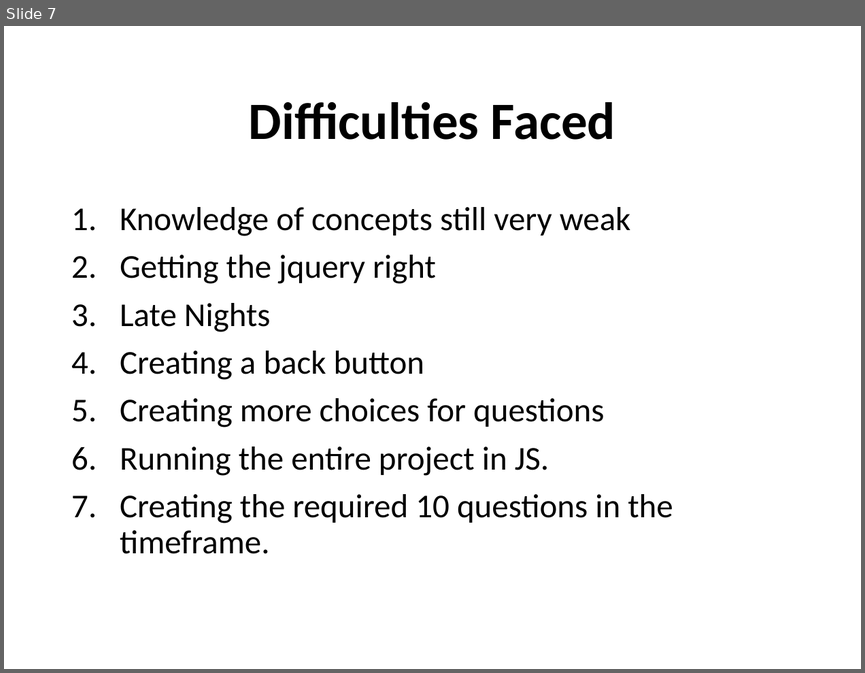
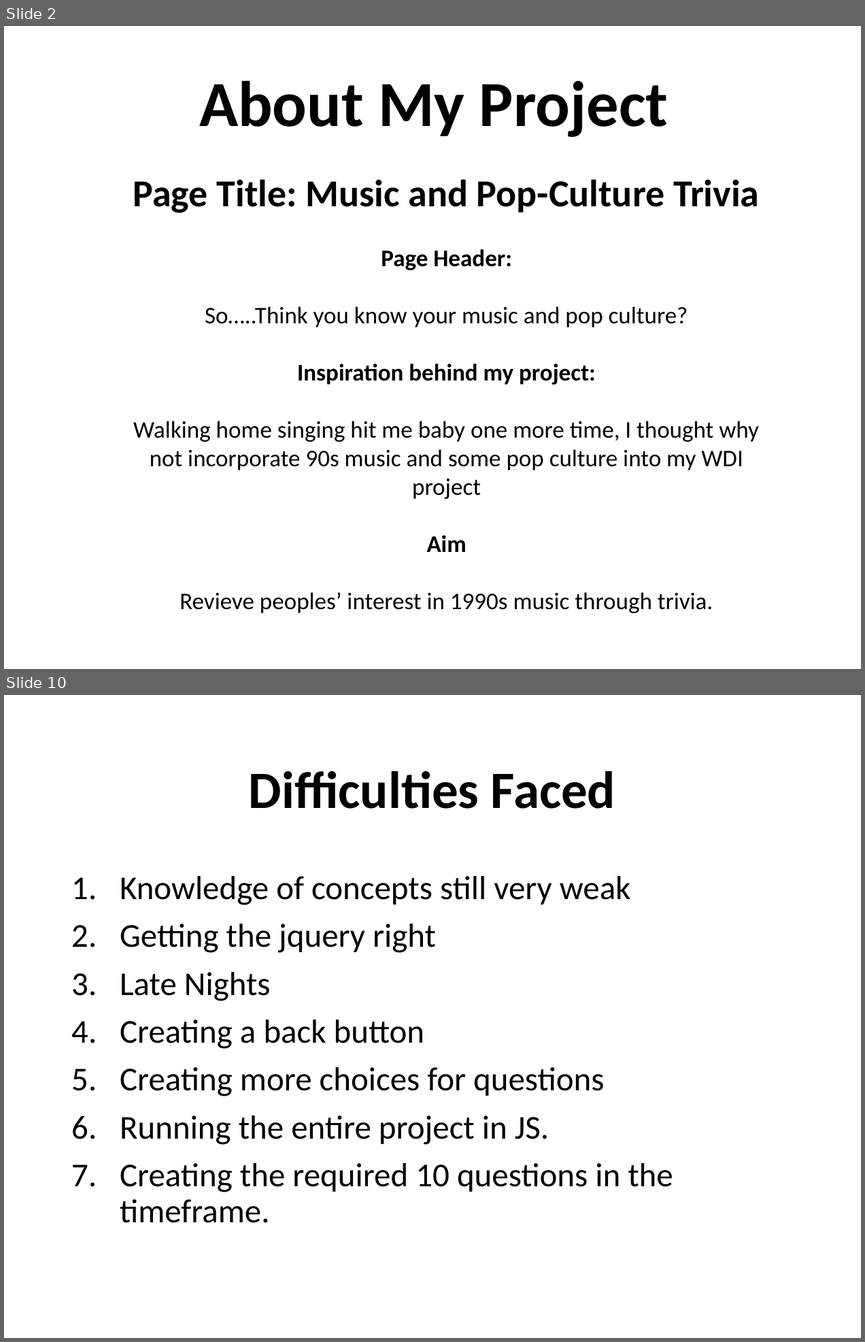
Before and after one commit to shamim1987/projectOne, a slide deck: quiz/presentation/Project One.pptx. Shown one above the other, each under a label of ours: slide 7 before the commit, slides 2 and 10 after it; the slides between them are not shown. The pictures are 865x673 and 865x1342 pixels, drawn with LibreOffice and Linux fonts; fonts in the diff are those of the drawing. Boxes give left, top, right and bottom in pixels: in the first picture for what was removed or moved away, otherwise in the second. Text is boxed around its words. In the diff, an @@ line names an element or a change of style, - is before the commit and + after.

```diff
--- a/quiz/presentation/Project One.pptx
+++ b/quiz/presentation/Project One.pptx
@@ slide 2 added at bbox=[4, 26, 861, 669], background #FFFFFF @@
@@ title added at bbox=[199, 80, 668, 137], 54 pt, text #000000, bold @@
+About My Project
@@ text added at bbox=[133, 179, 759, 613], 20 pt, text #000000 @@
+Page Title: Music and Pop-Culture Trivia
+Page Header:
+So…..Think you know your music and pop culture?
+Inspiration behind my project:
+Walking home singing hit me baby one more time, I thought why not incorporate 90s music and some pop culture into my WDI project
+Aim
+Revieve peoples’ interest in 1990s music through trivia.
@@ what was slide 7 is now slide 10 @@
```
Also in this commit, not shown: 5 slides changed, 6 other slides added, 1 slide removed, 1 other file.
